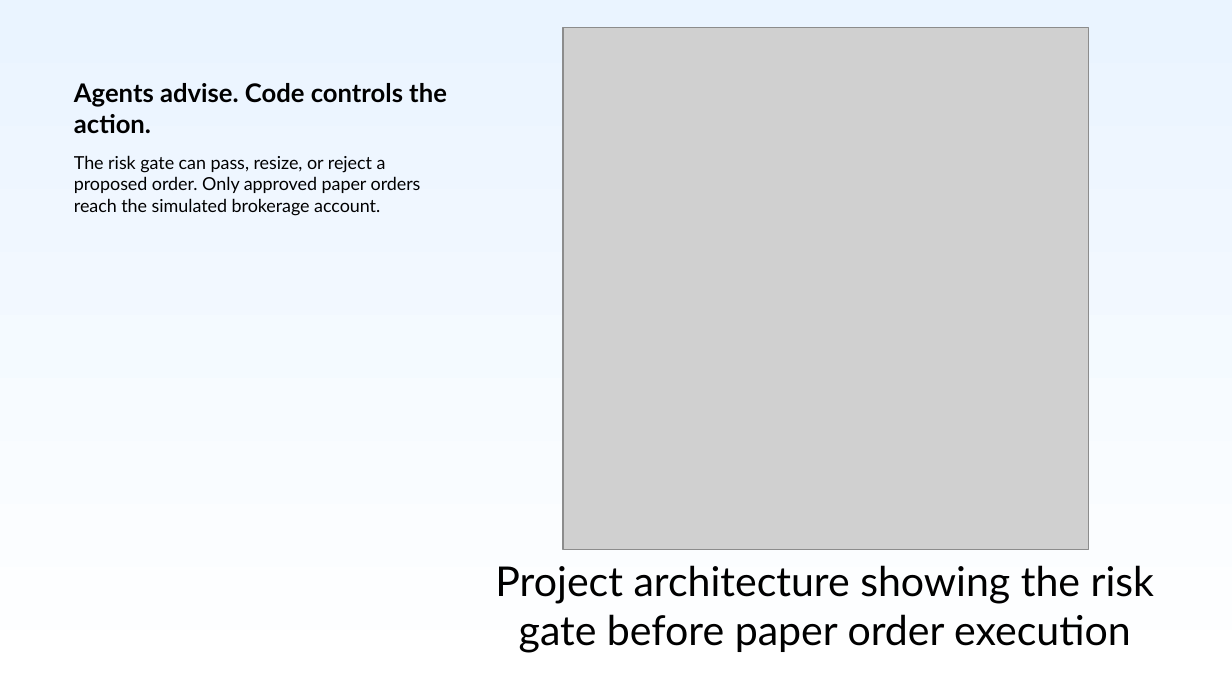
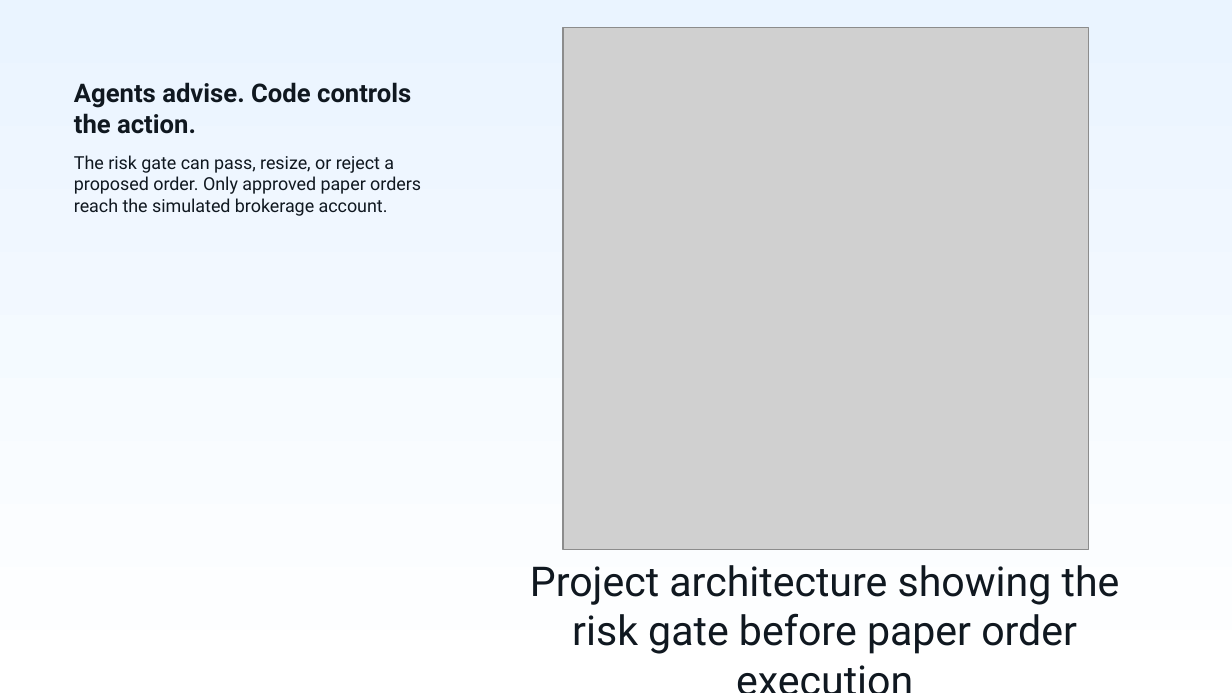
Before and after one commit to jere67/parallax, a slide deck: slide 4 of docs/presentation/trading-agent-mvp-pitch.pptx. Drawn at 1232x693 pixels with LibreOffice and Linux fonts; fonts in the diff are those of the drawing; grey boxes stand for pictures. Boxes give left, top, right and bottom in pixels: in the first picture for what was removed or moved away, otherwise in the second. Text is boxed around its words. In the diff, an @@ line names an element or a change of style, - is before the commit and + after.

```diff
--- a/docs/presentation/trading-agent-mvp-pitch.pptx
+++ b/docs/presentation/trading-agent-mvp-pitch.pptx
@@ title "Agents advise. Code controls the ..." at bbox=[74, 82, 411, 134]: font Lato to Roboto @@
@@ text "The risk gate can pass, ..." at bbox=[74, 155, 421, 216]: font Lato to Roboto; less space between paragraphs @@
@@ text "Project architecture showing the risk ..." at bbox=[530, 565, 1120, 654]: font Lato to Roboto; less space between paragraphs @@
```
Also in this commit, not shown: 7 other slides changed.
